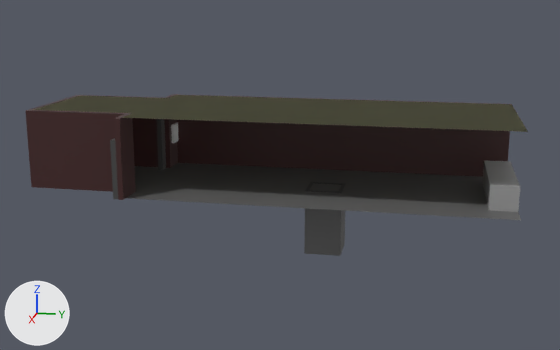
Renders of the Blender file Assets/ship.blend from each side of a commit.
Both versions are drawn from a 50 mm camera at (28.93, 3.98, 7.65) aimed at (-0.08, -1.82, 0.39). Arrows for +X, +Y and +Z are at lower left; the lights stay in place. The first picture is the older version.

Names of what the first picture shows: 'Celing1-col', 'ControlPanel-col', 'Door1-col', 'Door2-col', 'Elevator-col', 'Floor-col', 'Floor2-col', 'Wall-col', 'Wall5-col', 'Wall6-col', 'Wall7-col', 'Wall8-col' and 2 more.
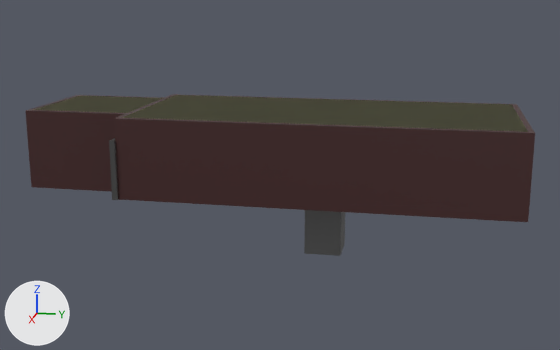
Location of each change, [x1, y1, x2, y2] in pixels of the pictures (560 x 350 px):
'Wall1-col', shown (brown): after [119, 118, 529, 222]
'Wall2-col', shown (brown): after [512, 104, 535, 222]
'Door2-col', moved: before [110, 138, 118, 199]; after [109, 138, 118, 200]
'Wall-col', unchanged, covered by the edit: before [177, 94, 512, 177]; after [177, 94, 512, 105]
'Floor-col', unchanged, covered by the edit: before [127, 163, 521, 220]
'ControlPanel-col', unchanged, covered by the edit: before [483, 160, 520, 212]
'Wall7-col', unchanged, covered by the edit: before [114, 113, 136, 200]; after [114, 105, 151, 200]

The change in detail:
Object 'Wall1-col' (ob_wall1_col) is now shown.
Object 'Wall2-col' (ob_wall2_col) is now shown.
Object 'Door2-col' (ob_door2_col) moves from (2.4, -7.3, 1.0) to (2.5, -7.3, 1.0).
